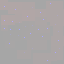
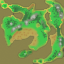
Comparing the layer stacks of the two w=64, h=64 images. Changes:
hid "zone red" over [0, 0, 64, 64]
showed "c", painted on it over [0, 0, 64, 64]
